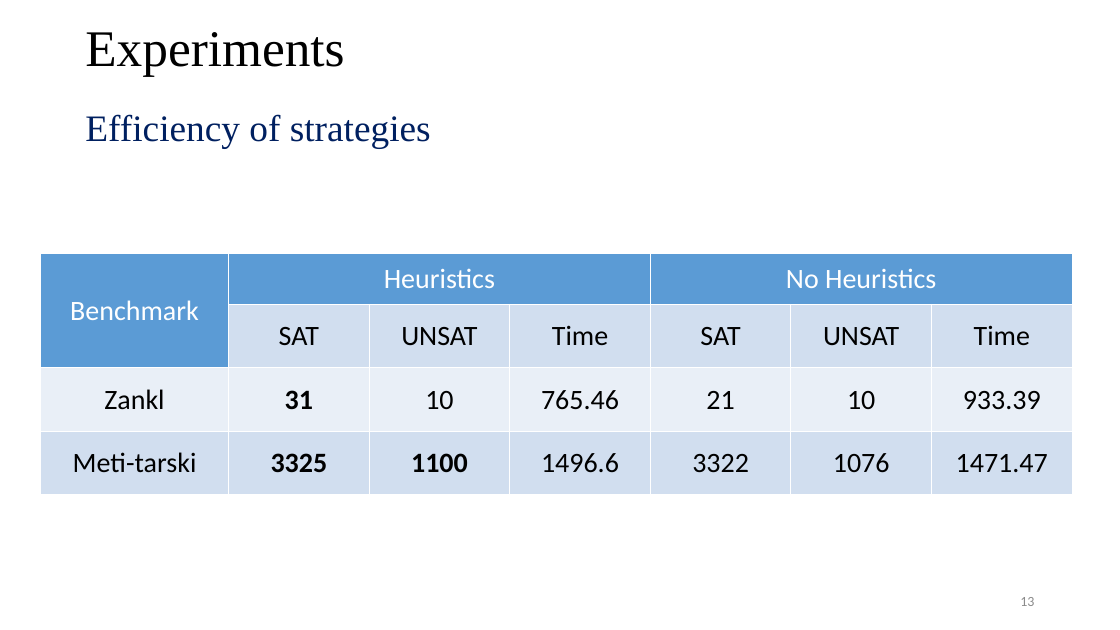
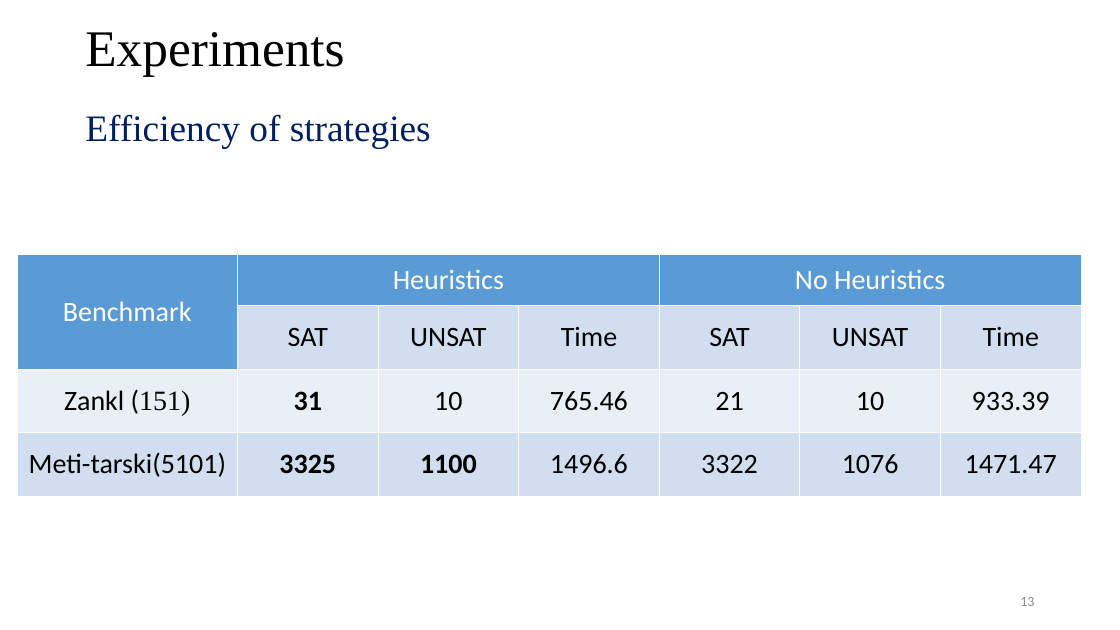
Before and after one commit to tungvx/raSAT, a slide deck: slide 13 of report/thesis/presentation.pptx. Drawn at 1120x630 pixels with LibreOffice and Linux fonts; fonts in the diff are those of the drawing. Boxes give left, top, right and bottom in pixels: in the first picture for what was removed or moved away, otherwise in the second. Text is boxed around its words. In the diff, an @@ line names an element or a change of style, - is before the commit and + after.

```diff
--- a/report/thesis/presentation.pptx
+++ b/report/thesis/presentation.pptx
@@ table at bbox=[17, 255, 1079, 497] @@
-row 3, column 1: Zankl
+row 3, column 1: Zankl (151)
-row 4, column 1: Meti-tarski
+row 4, column 1: Meti-tarski(5101)
@@ table: place and size @@
-table at bbox=[40, 253, 1070, 495]
+table at bbox=[17, 255, 1079, 497]
```
Also in this commit, not shown: 11 other slides changed.
